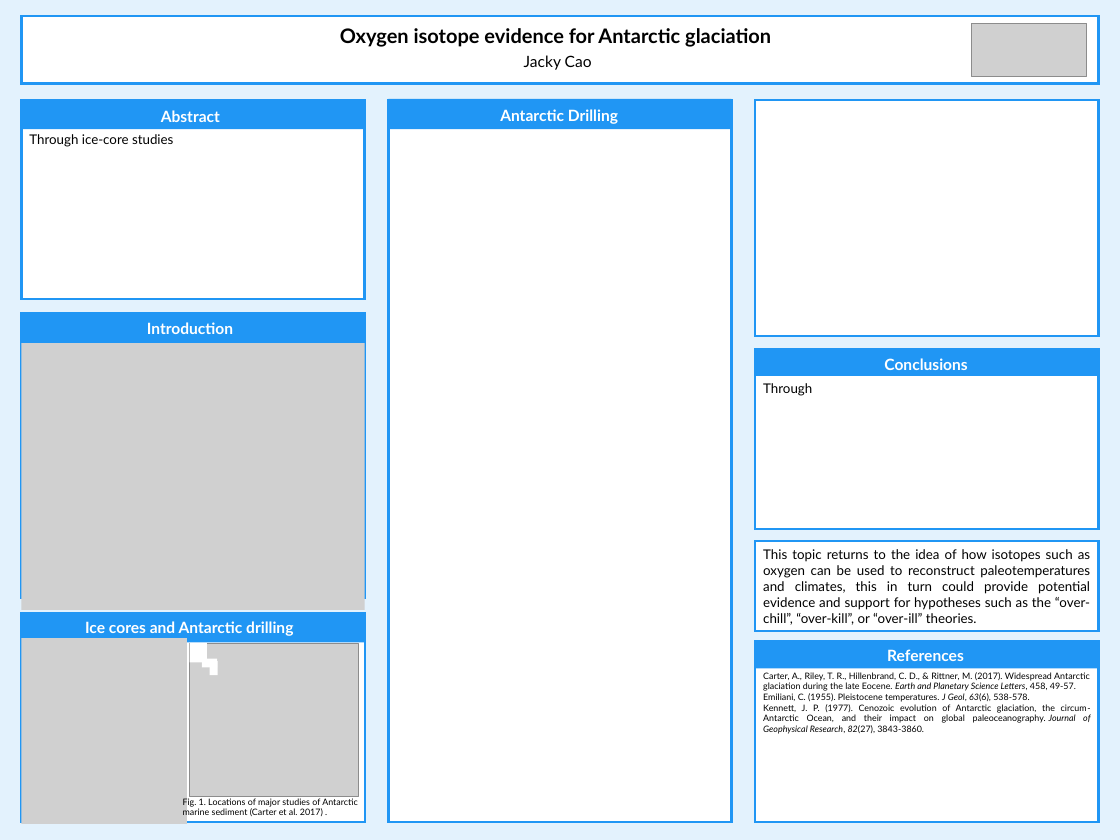
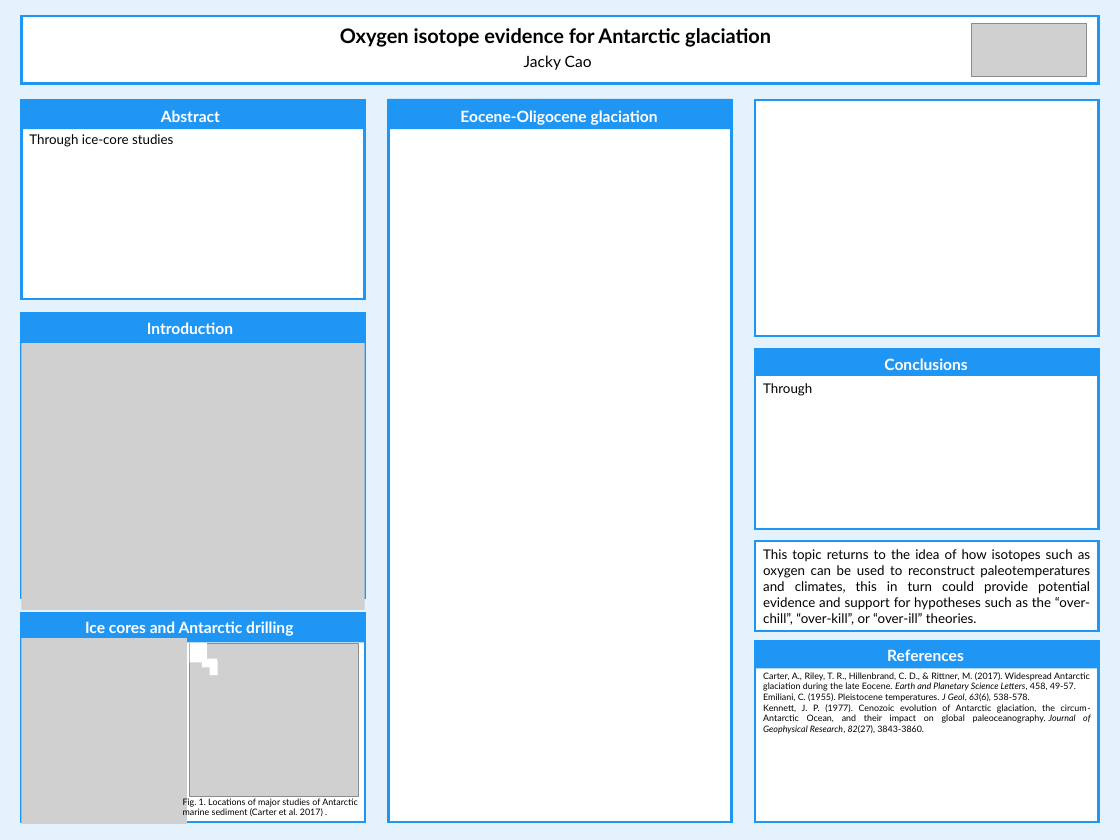
Before and after one commit to cao-jacky/degree_level4, a slide deck: slide 1 of earth_system_and_climate_4/term_2/poster/oxygen_poster.pptx. Drawn at 1120x840 pixels with LibreOffice and Linux fonts; fonts in the diff are those of the drawing; grey boxes stand for pictures. Boxes give left, top, right and bottom in pixels: in the first picture for what was removed or moved away, otherwise in the second. Text is boxed around its words. In the diff, an @@ line names an element or a change of style, - is before the commit and + after.

Commit message:
esc4: p: main body of text

```diff
--- a/earth_system_and_climate_4/term_2/poster/oxygen_poster.pptx
+++ b/earth_system_and_climate_4/term_2/poster/oxygen_poster.pptx
@@ text at (460,110,658,125): text changed @@
-Antarctic Drilling
+Eocene-Oligocene glaciation
```
